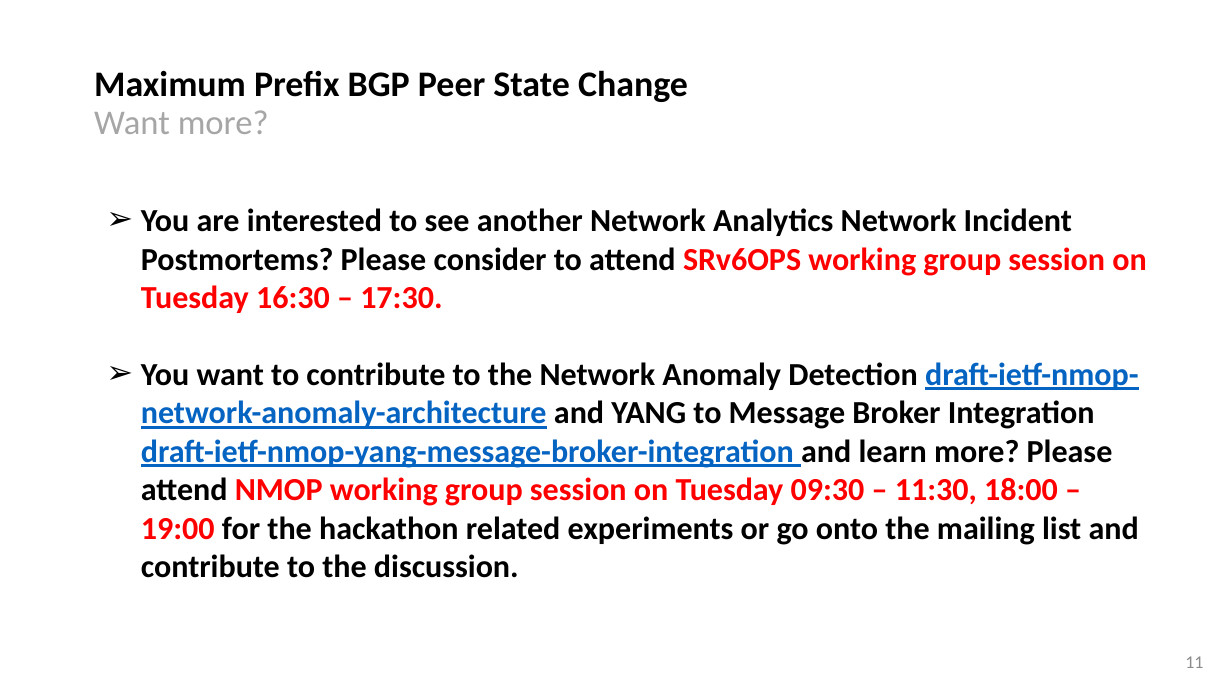
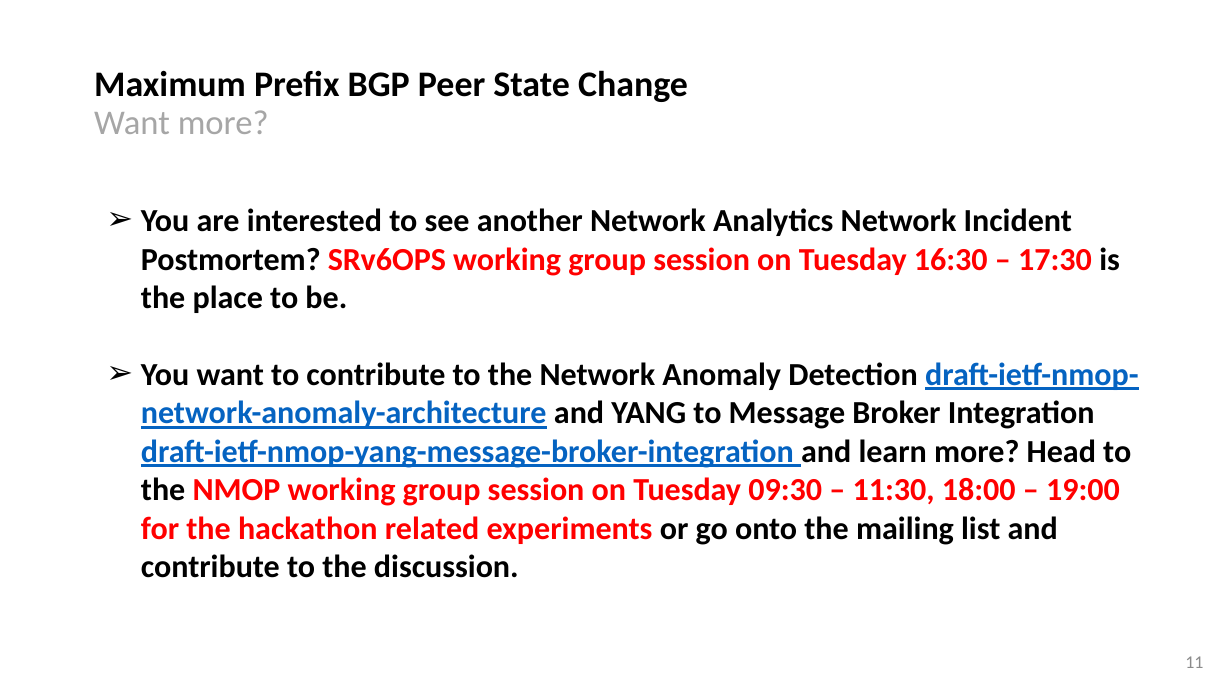
Before and after one commit to network-analytics/ietf-network-analytics-document-status, a slide deck: slide 11 of 121/IEPG/Swisscom Network Analytics Network Incident Postmortem.pptx. Drawn at 1232x693 pixels with LibreOffice and Linux fonts; fonts in the diff are those of the drawing. Boxes give left, top, right and bottom in pixels: in the first picture for what was removed or moved away, otherwise in the second. Text is boxed around its words. In the diff, an @@ line names an element or a change of style, - is before the commit and + after.

```diff
--- a/121/IEPG/Swisscom Network Analytics Network Incident Postmortem.pptx
+++ b/121/IEPG/Swisscom Network Analytics Network Incident Postmortem.pptx
@@ text at [141,208,1138,578]: text changed @@
-➢ You are interested to see another Network Analytics Network Incident Postmortems? Please consider to attend SRv6OPS working group session on Tuesday 16:30 – 17:30.
-➢ You want to contribute to the Network Anomaly Detection draft-ietf-nmop-network-anomaly-architecture and YANG to Message Broker Integration draft-ietf-nmop-yang-message-broker-integration and learn more? Please attend NMOP working group session on Tuesday 09:30 – 11:30, 18:00 – 19:00 for the hackathon related experiments or go onto the mailing list and contribute to the discussion.
+➢ You are interested to see another Network Analytics Network Incident Postmortem? SRv6OPS working group session on Tuesday 16:30 – 17:30 is the place to be.
+➢ You want to contribute to the Network Anomaly Detection draft-ietf-nmop-network-anomaly-architecture and YANG to Message Broker Integration draft-ietf-nmop-yang-message-broker-integration and learn more? Head to the NMOP working group session on Tuesday 09:30 – 11:30, 18:00 – 19:00 for the hackathon related experiments or go onto the mailing list and contribute to the discussion.
```
Also in this commit, not shown: 1 other file.
